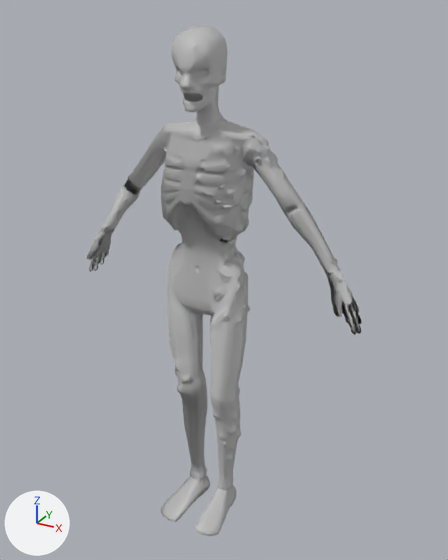
The FBX model Assets/Animation/Ghoul/Attack.fbx: old version first, new version second.
Rendered twice from a 50 mm lens placed at (7.16, -12.42, 12.98), pointed at (0.38, -0.1, 6.82). Every picture has the same lights, and +X, +Y and +Z are marked at lower left. Where no turn or scale is listed for an object, it has been applied to the vertices.

Objects in the first picture: 'Ghoul'.
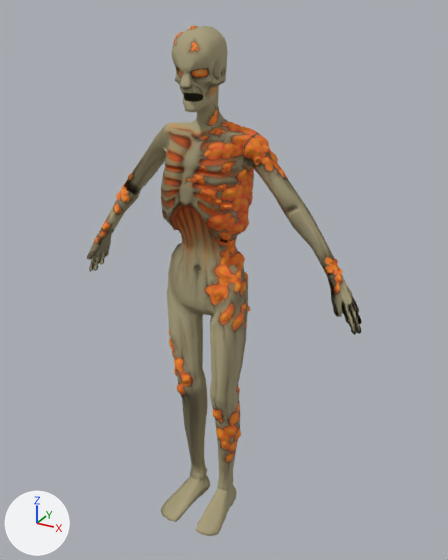
Edits to the bpy script that builds the scene:
```text
Add img_albedo___ghoul_jpg:
    img_albedo___ghoul_jpg = load_image('Albedo - Ghoul.jpg', '../../Textures/Ghoul/Albedo - Ghoul.jpg', 4085, 4085, 'sRGB')
Add mat_blinn1:
    mat_blinn1 = principled_material('blinn1')
    mat_blinn1.texture = img_albedo___ghoul_jpg
    mat_blinn1.roughness = 0.749
Change me_mesh:
    where me_mesh.from_pydata(...)  # 6110 vertices, 6113 faces; spans x -3.87..3.87, y -1.46..0.71, z -6.61..6.12
    remove me_mesh.materials.append(mat_unwrapchekcershader)  # grey #bcbcbc
    add me_mesh.materials.append(mat_blinn1)  # picture img_albedo___ghoul_jpg
```

Boxes [x1, y1, x2, y2] around the edits, measured in the pictures (448 x 560 px):
'Ghoul', recoloured (grey to yellow)
    both: [87, 25, 362, 536]
